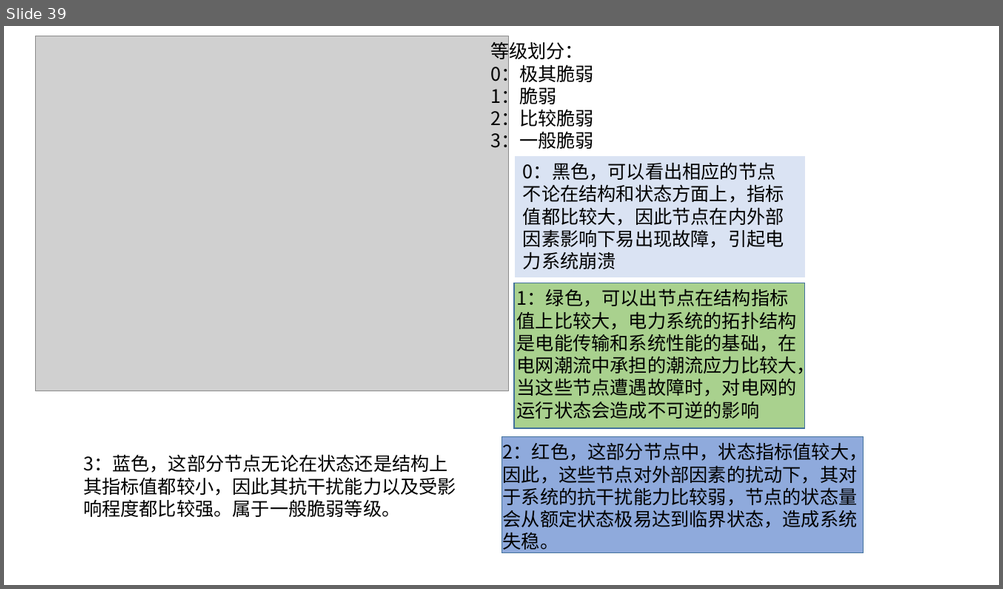
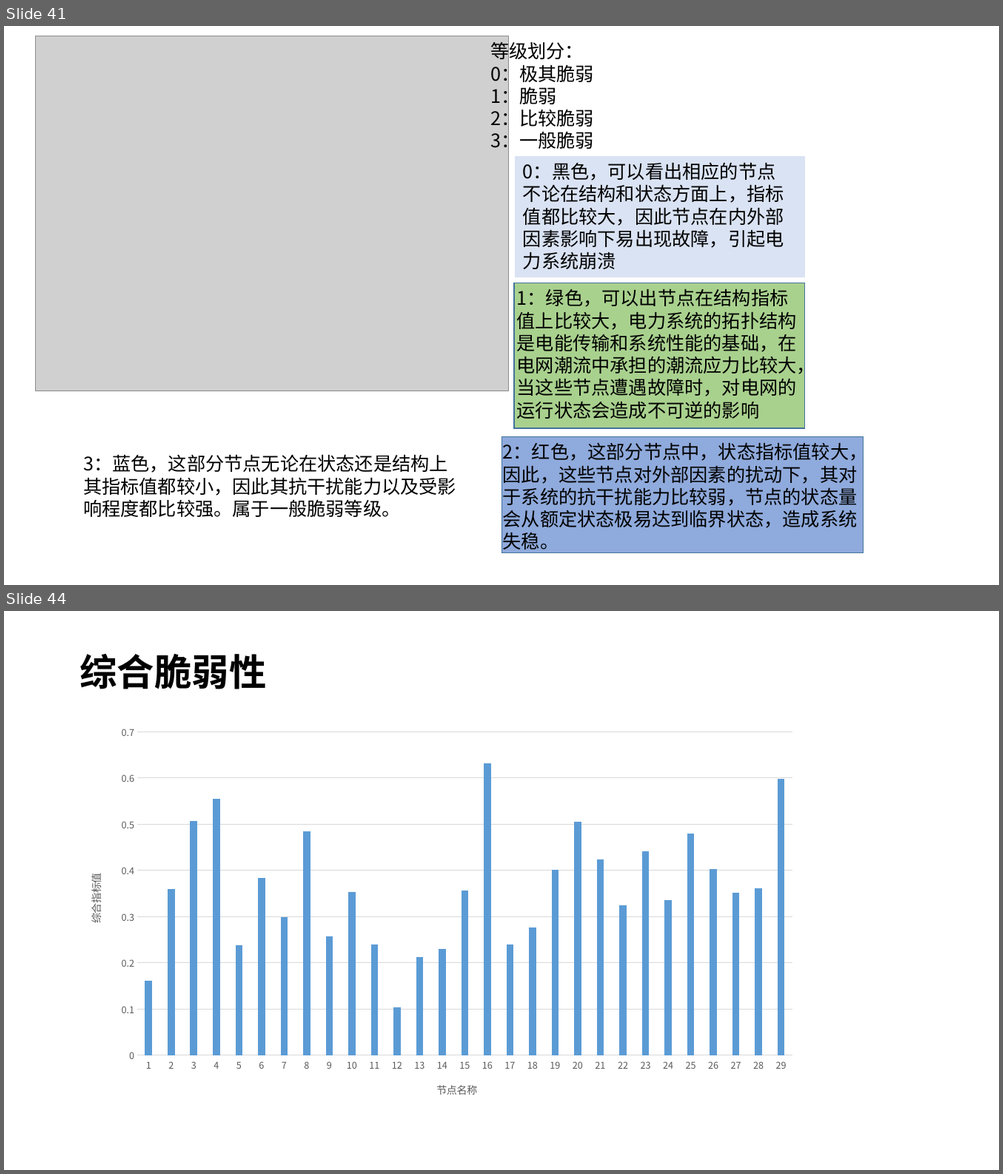
Before and after one commit to LJCcn/Graduation_thesis, a slide deck: 电力系统脆弱性研究/电力系统脆弱性研究.pptx. Shown one above the other, each under a label of ours: slide 39 before the commit, slides 41 and 44 after it; the slides between them are not shown. The pictures are 1003x589 and 1003x1174 pixels, drawn with LibreOffice and Linux fonts; fonts in the diff are those of the drawing; grey boxes stand for pictures. Boxes give left, top, right and bottom in pixels: in the first picture for what was removed or moved away, otherwise in the second. Text is boxed around its words. In the diff, an @@ line names an element or a change of style, - is before the commit and + after.

```diff
--- a/电力系统脆弱性研究/电力系统脆弱性研究.pptx
+++ b/电力系统脆弱性研究/电力系统脆弱性研究.pptx
@@ slide 44 added at (4,611,999,1170), background #FFFFFF @@
@@ title added at (79,654,266,689), 36 pt, text #000000, bold @@
+综合脆弱性
@@ column chart added at (73,718,807,1113) @@
+categories: 1, 2, 3, 4, 5, 6, 7, 8, 9, 10, 11, 12, 13, 14, 15, 16, 17, 18, 19, 20, 21, 22, 23, 24, 25, 26, 27, 28, 29
+Series 1: 0.16, 0.36, 0.51, 0.55, 0.24, 0.38, 0.3, 0.48, 0.26, 0.35, 0.24, 0.1, 0.21, 0.23, 0.36, 0.63, 0.24, 0.28, 0.4, 0.51, 0.42, 0.32, 0.44, 0.34, 0.48, 0.4, 0.35, 0.36, 0.6
@@ what was slide 39 is now slide 41 @@
```
Also in this commit, not shown: 1 slide changed, 5 other slides added, 5 other files.
